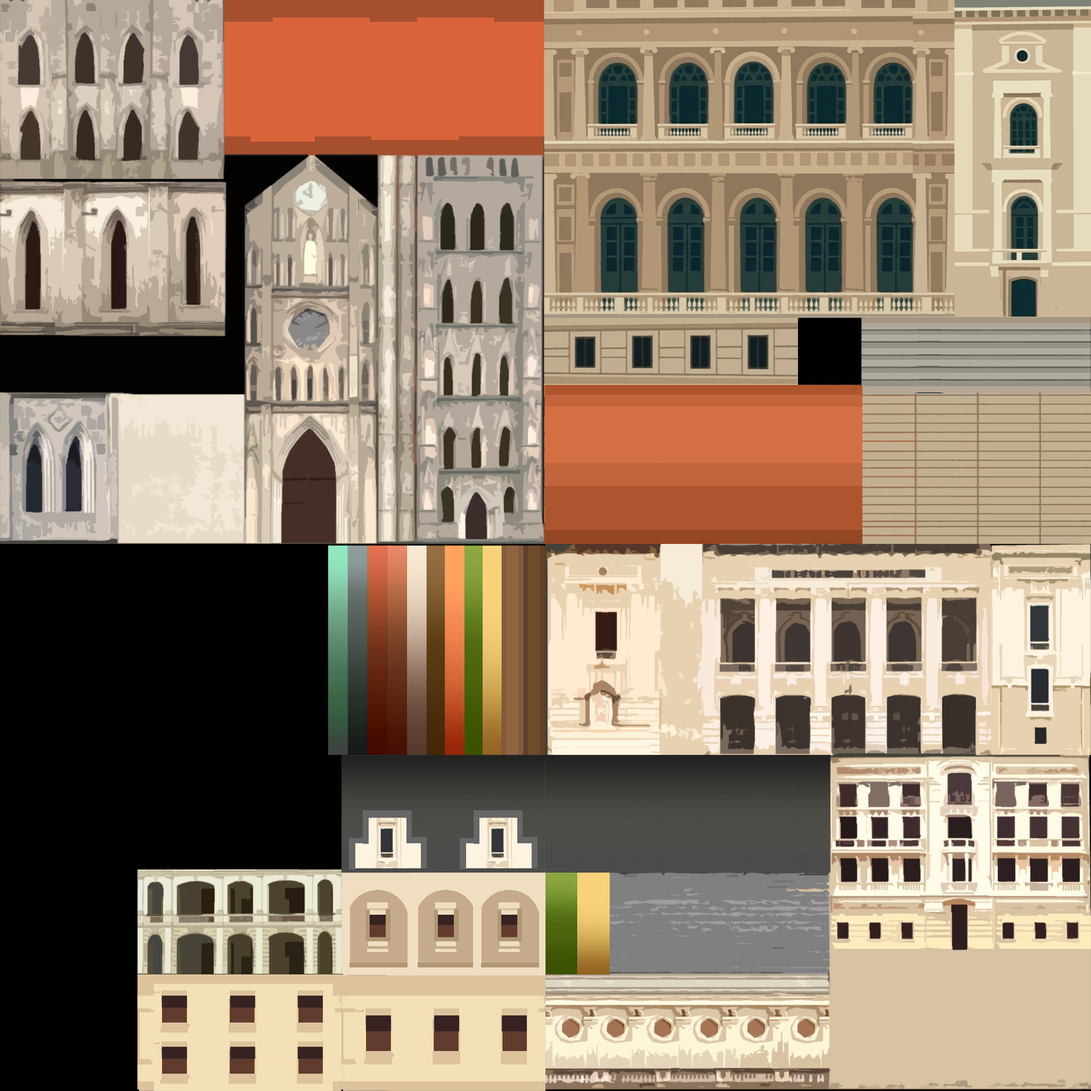
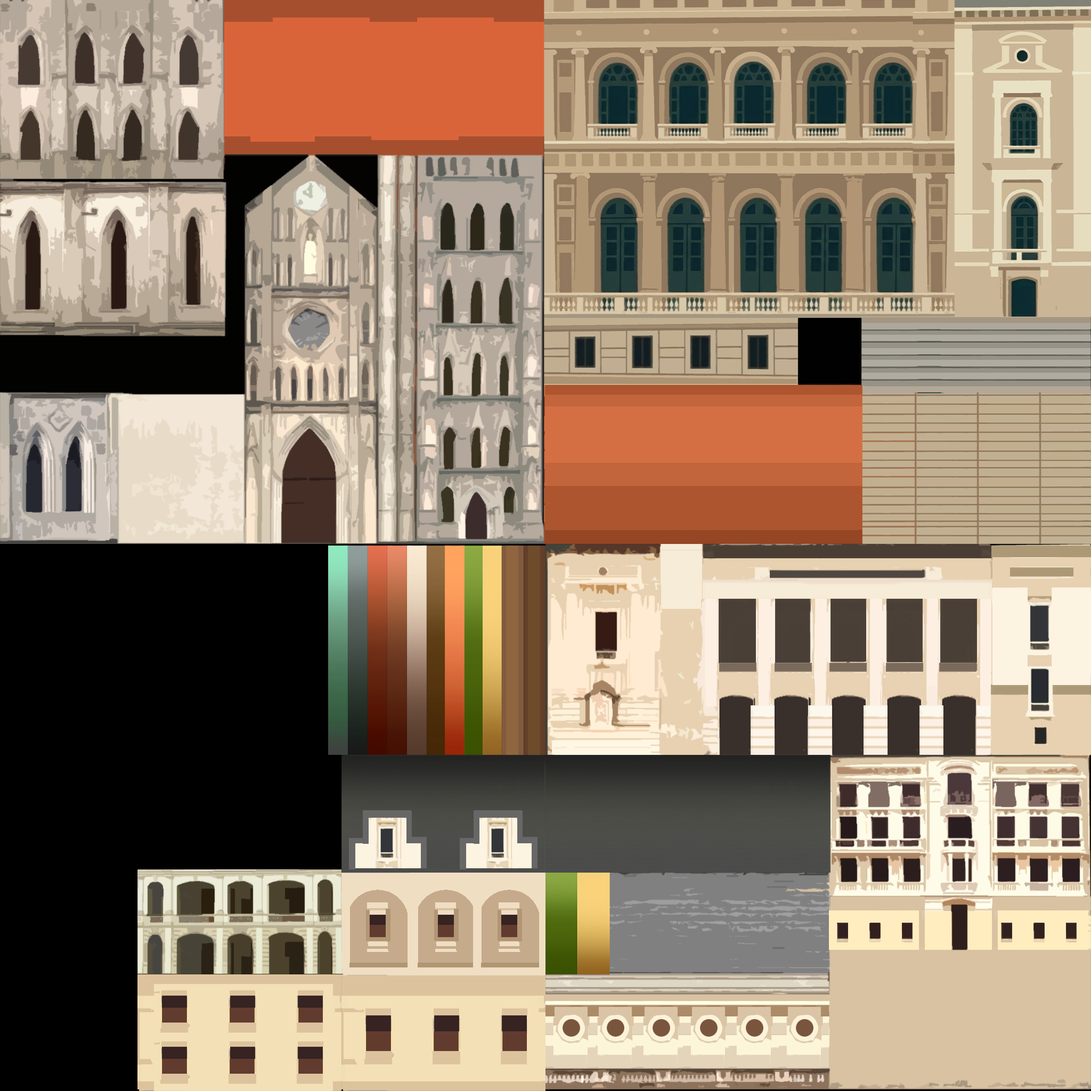
Layers edited between the first and the second w=1091, h=1091 image:
painted on "T_Building_Opera_02" over [545, 545, 1091, 1070]
